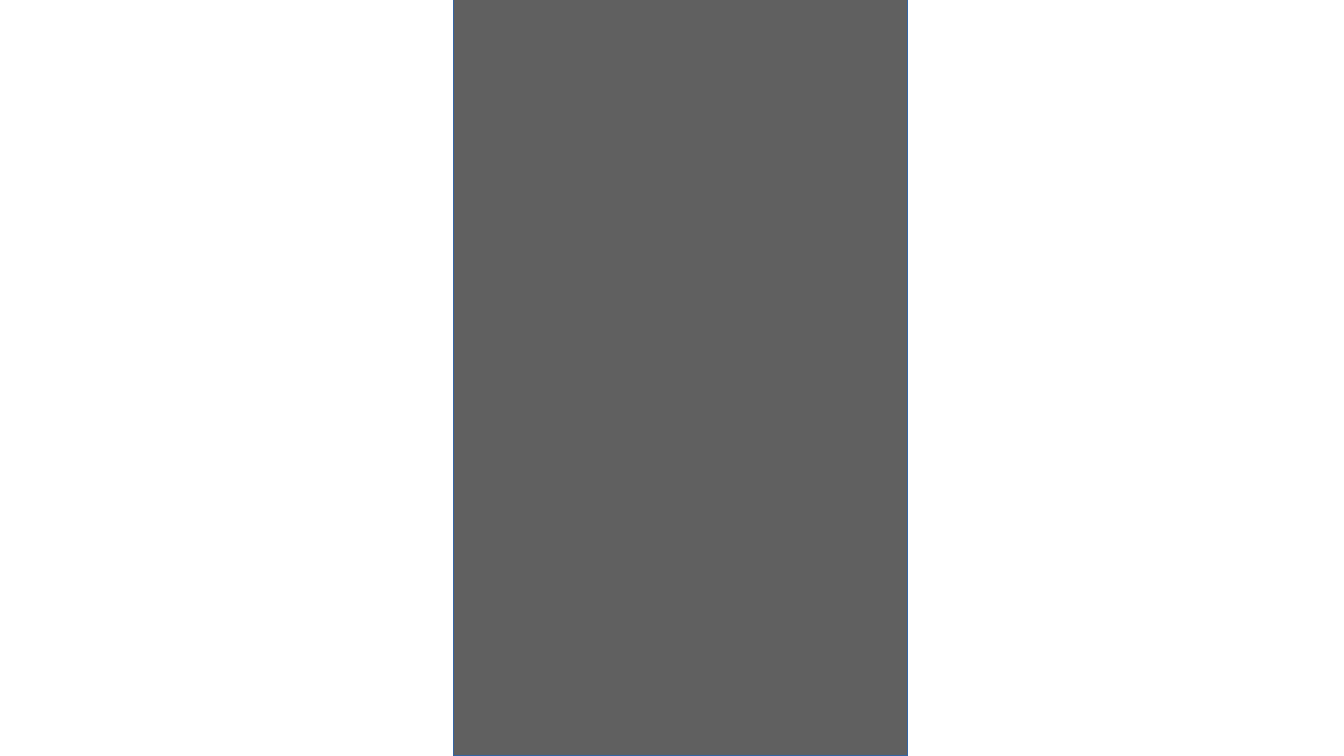
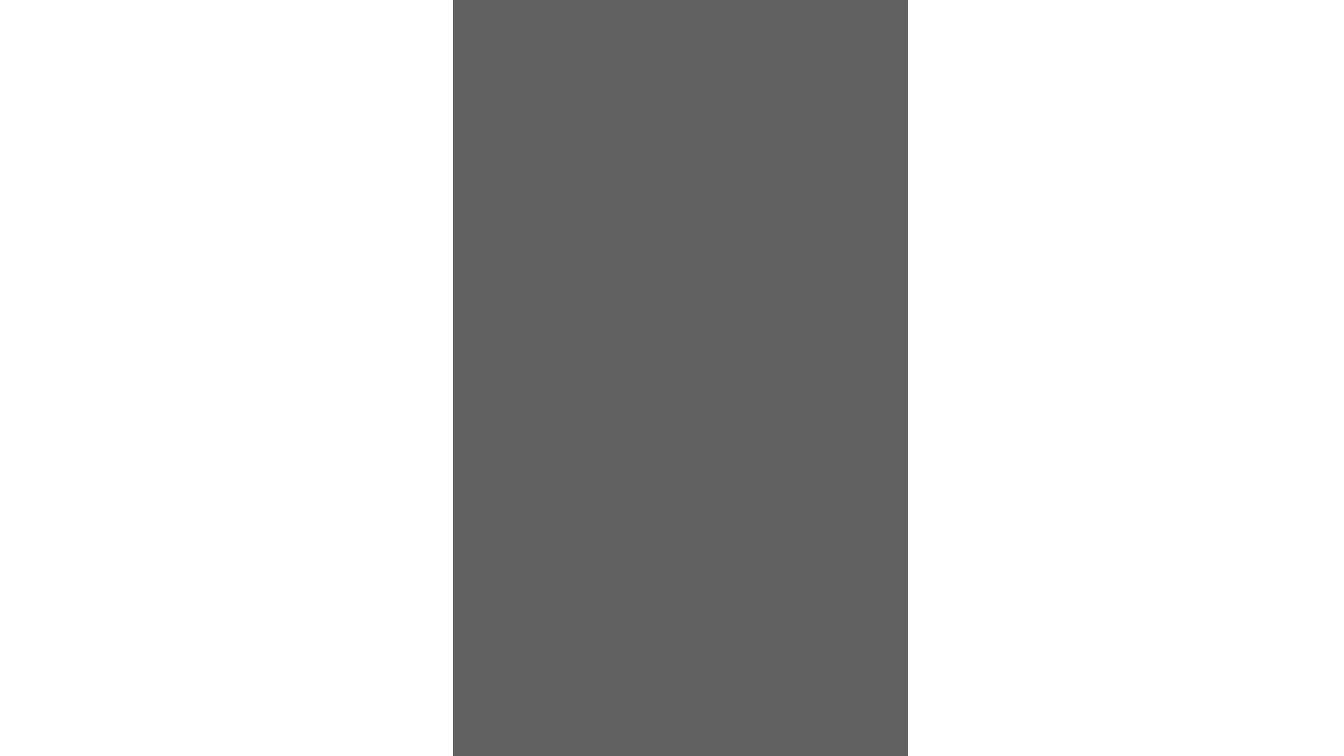
Before and after one commit to ForceScreamers/CoolAssProject, a slide deck: slide 2 of תרשים זרימה מסכים.odp. Drawn at 1344x756 pixels with LibreOffice and Linux fonts; fonts in the diff are those of the drawing. Boxes give left, top, right and bottom in pixels: in the first picture for what was removed or moved away, otherwise in the second. Text is boxed around its words. In the diff, an @@ line names an element or a change of style, - is before the commit and + after.

```diff
--- a/תרשים זרימה מסכים.odp
+++ b/תרשים זרימה מסכים.odp
@@ rectangle at <box>454,0,907,756</box>: outline #3465A4 0 pt to #606060 0 pt @@
```
Also in this commit, not shown: 7 other files.
